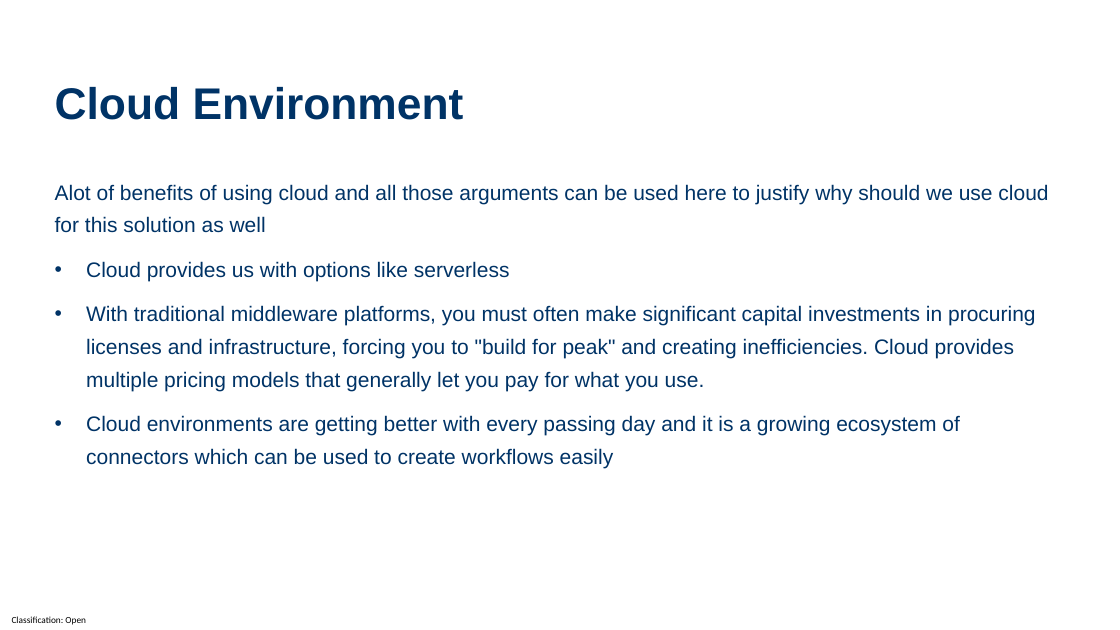
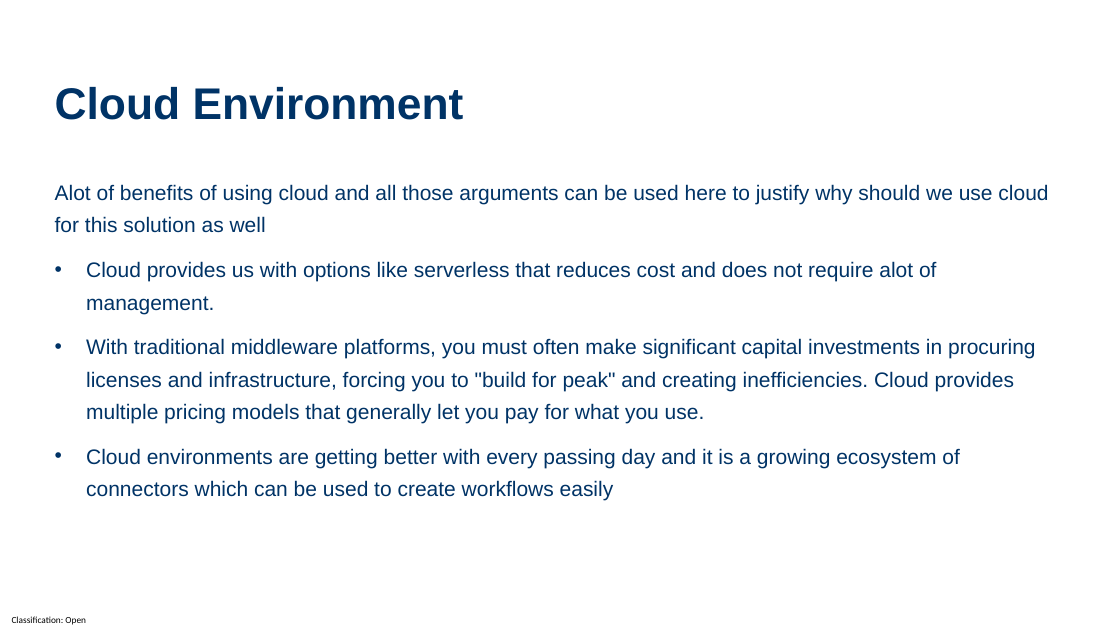
Before and after one commit to talha-naveed97/Coop_Integration, a slide deck: slide 8 of Case_Integrasjon_Developer PPT.pptx. Drawn at 1120x630 pixels with LibreOffice and Linux fonts; fonts in the diff are those of the drawing; background and template pictures are left out. Boxes give left, top, right and bottom in pixels: in the first picture for what was removed or moved away, otherwise in the second. Text is boxed around its words. In the diff, an @@ line names an element or a change of style, - is before the commit and + after.

```diff
--- a/Case_Integrasjon_Developer PPT.pptx
+++ b/Case_Integrasjon_Developer PPT.pptx
@@ text at (x1=86, y1=261, x2=936, y2=314): text changed @@
-• Cloud provides us with options like serverless
+• Cloud provides us with options like serverless that reduces cost and does not require alot of management.
```
Also in this commit, not shown: 4 other slides changed.
